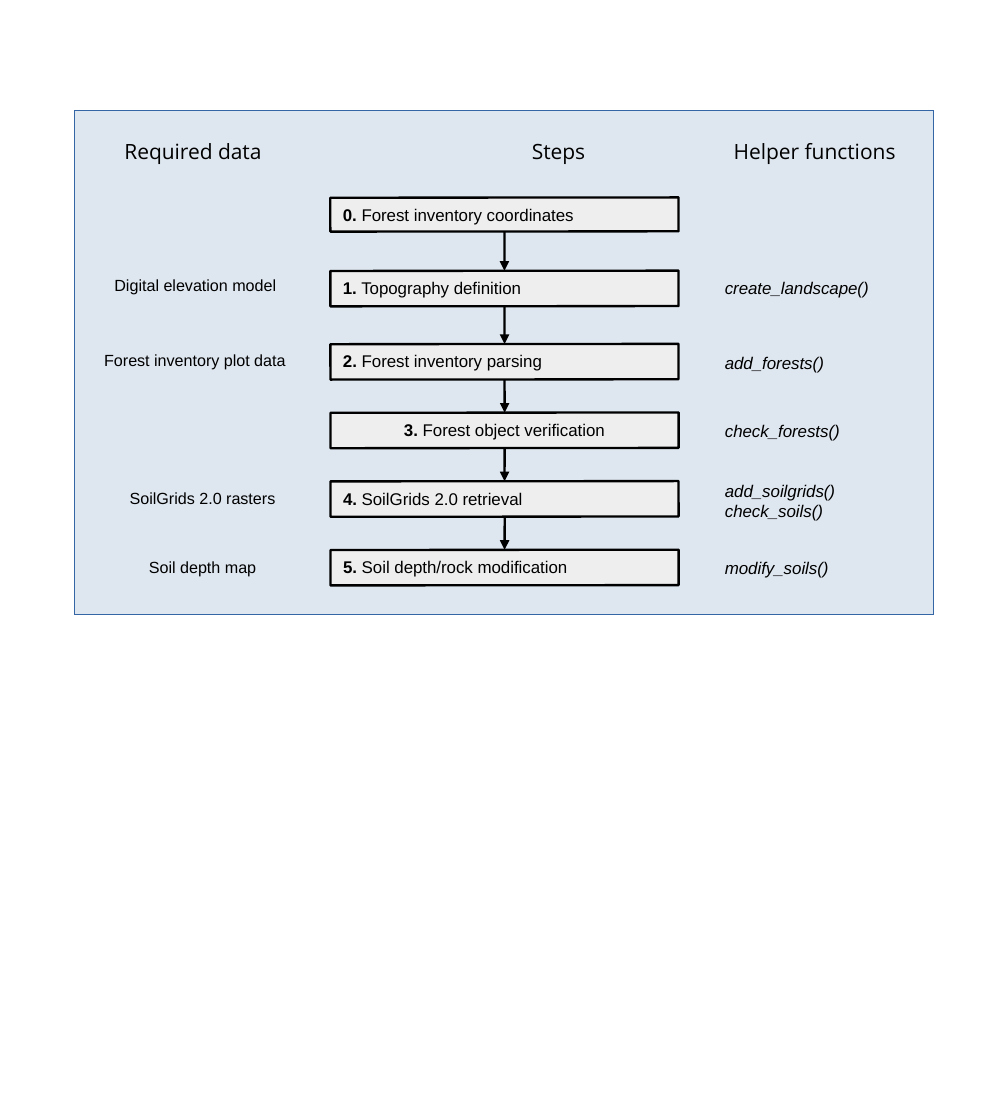
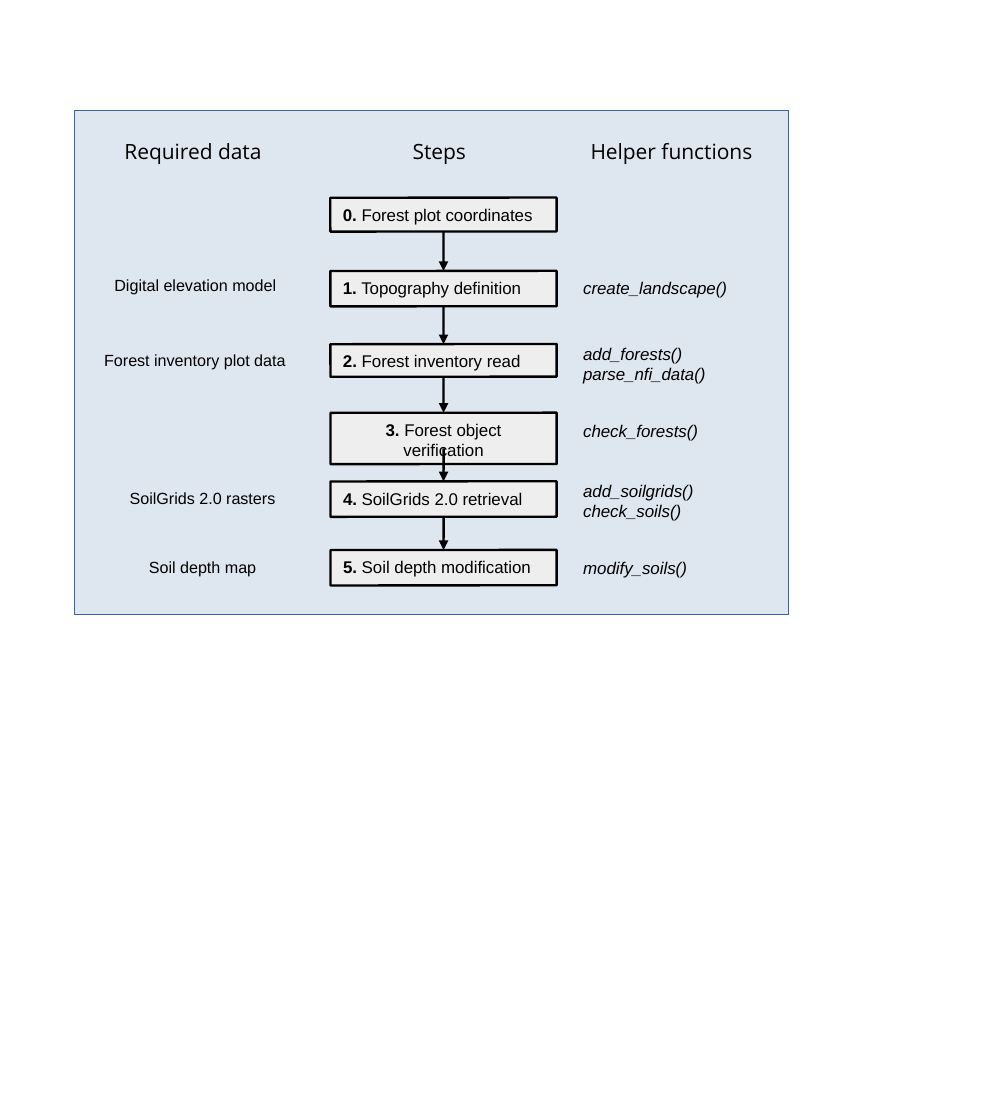
Before and after one commit to emf-creaf/medfatebook, a slide deck: slide 1 of figures/forest_inventory_init_workflow.odp. Drawn at 987x1120 pixels with LibreOffice and Linux fonts; fonts in the diff are those of the drawing. Boxes give left, top, right and bottom in pixels: in the first picture for what was removed or moved away, otherwise in the second. Text is boxed around its words. In the diff, an @@ line names an element or a change of style, - is before the commit and + after.

```diff
--- a/figures/forest_inventory_init_workflow.odp
+++ b/figures/forest_inventory_init_workflow.odp
@@ rectangle: place and size @@
-rectangle at bbox=[74, 110, 934, 614]
+rectangle at bbox=[74, 110, 788, 614]
@@ text "Steps": place and size @@
-text "Steps" at bbox=[532, 143, 585, 164]
+text "Steps" at bbox=[413, 143, 466, 164]
@@ text "Helper functions": place and size @@
-text "Helper functions" at bbox=[734, 143, 896, 164]
+text "Helper functions" at bbox=[591, 143, 752, 164]
@@ rectangle "0. Forest plot coordinates": place and size @@
-rectangle "0. Forest plot coordinates" at bbox=[330, 197, 678, 231]
+rectangle "0. Forest plot coordinates" at bbox=[330, 197, 556, 231]
@@ text in rectangle at bbox=[343, 208, 533, 225]: text changed @@
-0. Forest inventory coordinates
+0. Forest plot coordinates
@@ rectangle "1. Topography definition": place and size @@
-rectangle "1. Topography definition" at bbox=[330, 270, 678, 307]
+rectangle "1. Topography definition" at bbox=[330, 270, 556, 307]
@@ rectangle "2. Forest inventory read": place and size @@
-rectangle "2. Forest inventory read" at bbox=[331, 343, 679, 380]
+rectangle "2. Forest inventory read" at bbox=[331, 344, 557, 376]
@@ text in rectangle at bbox=[343, 354, 521, 371]: text changed @@
-2. Forest inventory parsing
+2. Forest inventory read
@@ text "add_forests()": place and size @@
-text "add_forests()" at bbox=[725, 356, 824, 373]
+text "add_forests()" at bbox=[583, 347, 705, 384]
@@ arrow moved from (505, 380) - (505, 412) to (444, 376) - (444, 412) @@
@@ text at bbox=[583, 367, 705, 384]: paragraph added @@
+parse_nfi_data()
@@ rectangle "3. Forest object verification": place and size @@
-rectangle "3. Forest object verification" at bbox=[331, 412, 679, 449]
+rectangle "3. Forest object verification" at bbox=[331, 412, 557, 464]
@@ 4 arrows: place and size @@
-4 arrows at bbox=[504, 231, 505, 549]
+4 arrows at bbox=[444, 231, 444, 549]
@@ rectangle "4. SoilGrids 2.0 retrieval": place and size @@
-rectangle "4. SoilGrids 2.0 retrieval" at bbox=[331, 480, 679, 517]
+rectangle "4. SoilGrids 2.0 retrieval" at bbox=[331, 481, 557, 517]
@@ rectangle "5. Soil depth modification": place and size @@
-rectangle "5. Soil depth modification" at bbox=[331, 549, 679, 586]
+rectangle "5. Soil depth modification" at bbox=[331, 549, 557, 585]
@@ text in rectangle at bbox=[343, 560, 531, 577]: text changed @@
-5. Soil depth/rock modification
+5. Soil depth modification
@@ 4 texts: place and size @@
-4 texts at bbox=[725, 281, 869, 578]
+4 texts at bbox=[583, 281, 727, 578]
```
Also in this commit, not shown: 1 other file.
